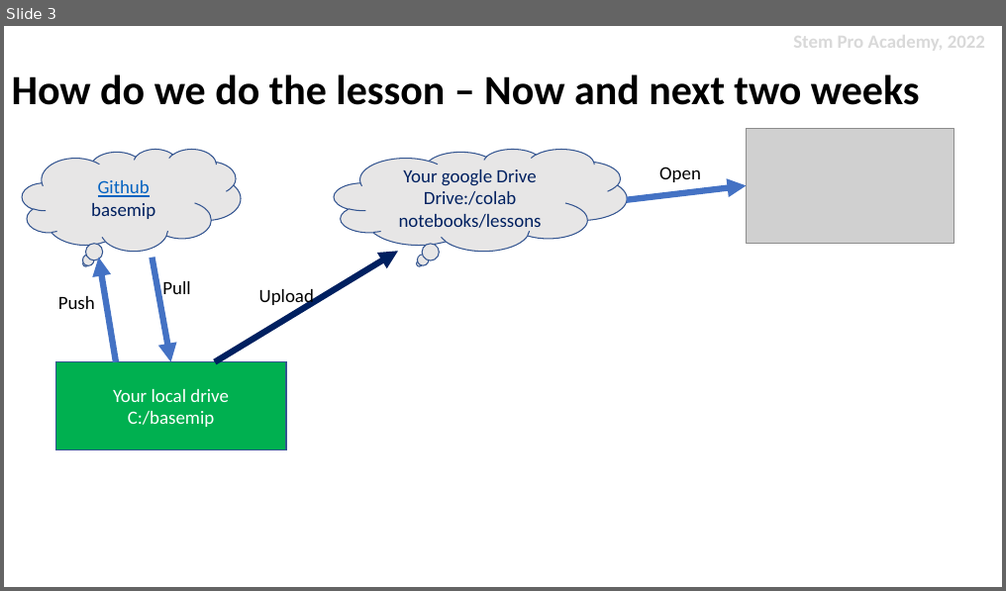
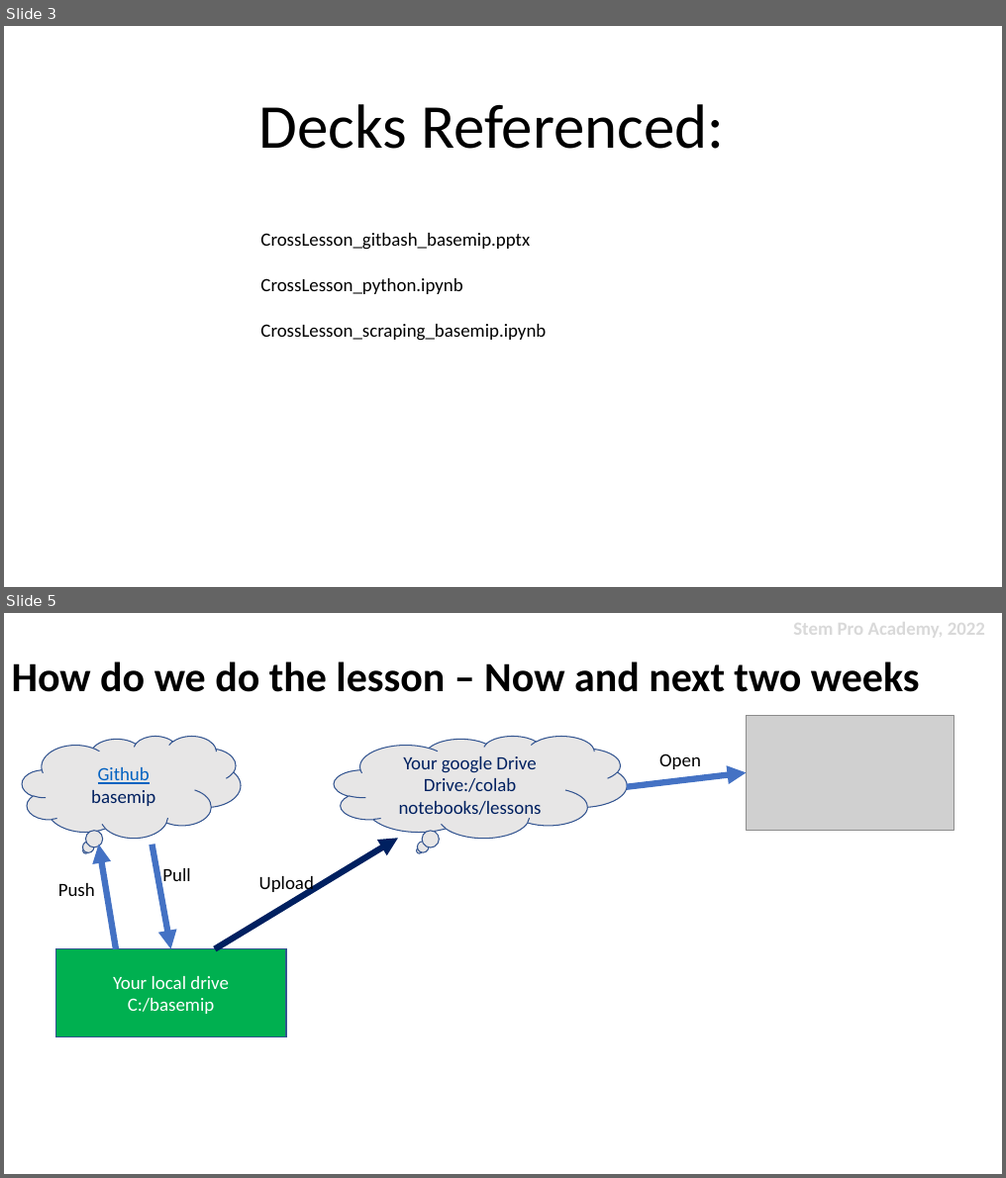
Before and after one commit to stemproaca/basemip, a slide deck: Lesssons/Lesson02.pptx. Shown one above the other, each under a label of ours: slide 3 before the commit, slides 3 and 5 after it; the slides between them are not shown. The pictures are 1006x591 and 1006x1178 pixels, drawn with LibreOffice and Linux fonts; fonts in the diff are those of the drawing; grey boxes stand for pictures. Boxes give left, top, right and bottom in pixels: in the first picture for what was removed or moved away, otherwise in the second. Text is boxed around its words. In the diff, an @@ line names an element or a change of style, - is before the commit and + after.

Commit message:
lesson20220702 upload

```diff
--- a/Lesssons/Lesson02.pptx
+++ b/Lesssons/Lesson02.pptx
@@ slide 3 added at (4,26,1002,587), background #FFFFFF @@
@@ title added at (259,104,724,149), 60 pt, text #000000 @@
+Decks Referenced:
@@ text added at (260,233,530,250), 18 pt, text #000000 @@
+CrossLesson_gitbash_basemip.pptx
@@ text added at (260,278,462,294), 18 pt, text #000000 @@
+CrossLesson_python.ipynb
@@ text added at (260,324,546,341), 18 pt, text #000000 @@
+CrossLesson_scraping_basemip.ipynb
@@ what was slide 3 is now slide 5 @@
```
Also in this commit, not shown: 2 slides changed, 2 other slides added, 5 slides removed, 25 other files.
